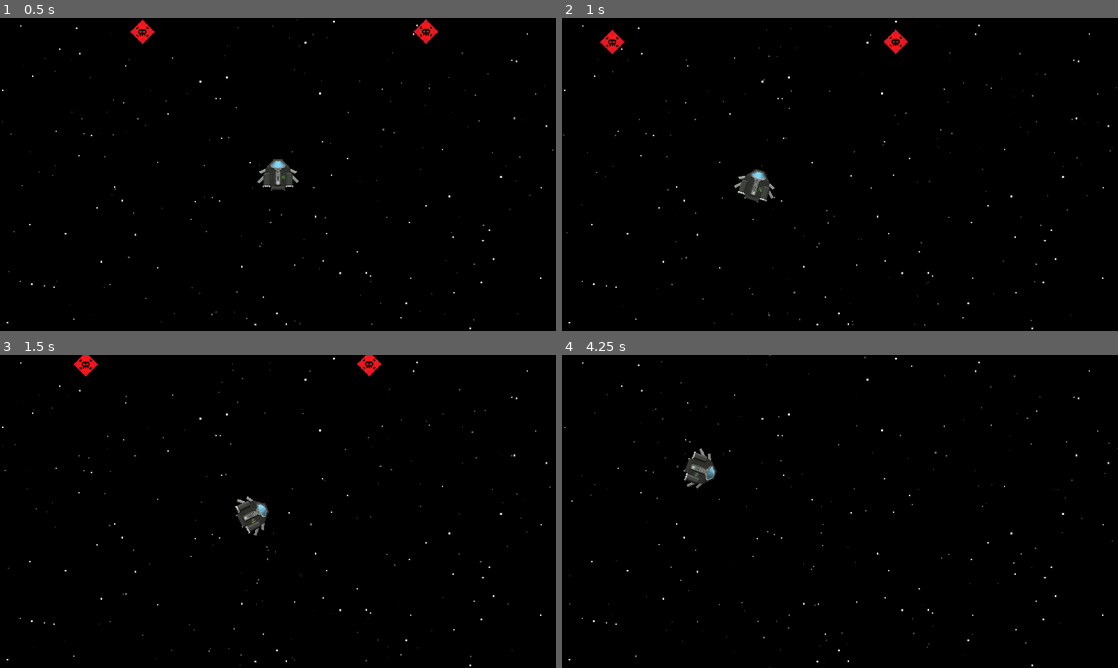
Above: before the commit, frames 1-4 (two rows, left to right).
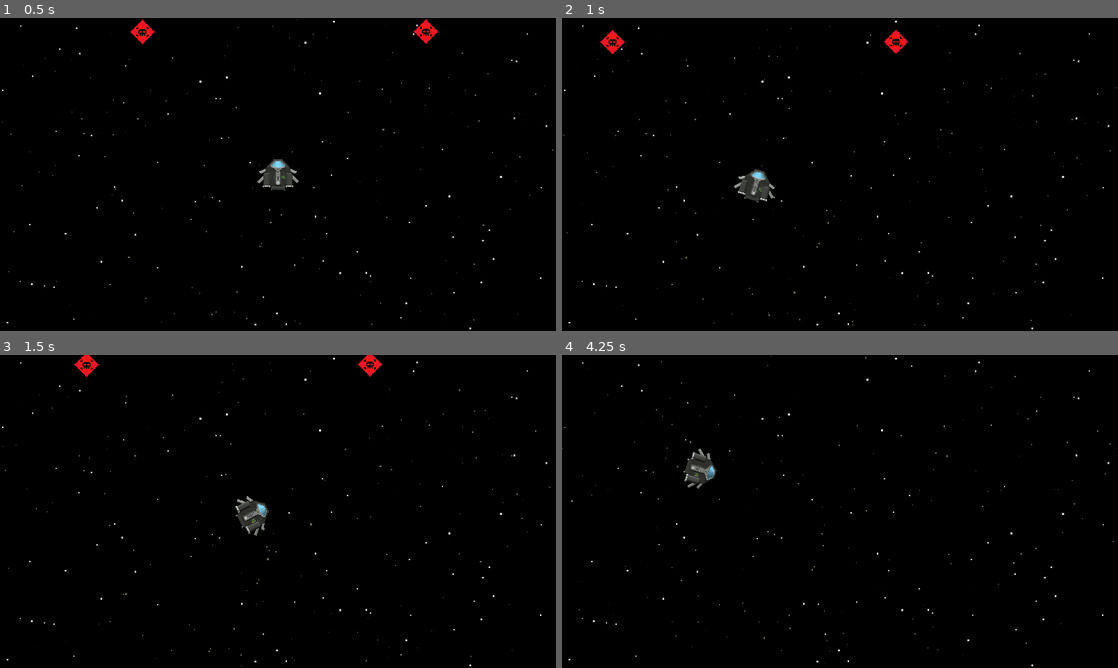
Above: after the commit, the same moments.

Repository: creusator/A_Random_Space_Game
Game: Godot game, scene res://Game.tscn
The game is run twice, just before and just after one commit, with the same random seed, the same clock (stepped at 60 frames per second) and the same inputs.
Inputs (mouse positions are in pixels of both pictures, inside the frame that each line leads up to):
- Up to frame 1 (0.5 s): no input
- Up to frame 2 (1 s): tap Enter at 0.5 s; move the mouse to (962, 158) at 0.52 s; hold D (rotate_right) from 0.53 s (still down); hold Right mouse button (enable_precision_mode_hold) from 0.53 s (still down)
- Up to frame 3 (1.5 s): move the mouse to (166, 527) at 1.27 s; release D (rotate_right) at 1.28 s; release Right mouse button (enable_precision_mode_hold) at 1.28 s; hold S (thrust_down) from 1.28 s (still down); tap P (enable_precision_mode_toggle) at 1.35 s
- Up to frame 4 (4.25 s): move the mouse to (895, 442) at 2.02 s; release S (thrust_down) at 2.03 s; hold D (rotate_right) 2.03-2.78 s; tap Mouse wheel up (zoom_in) at 2.1 s; move the mouse to (812, 574) at 2.77 s; hold S (thrust_down) 2.78-3.53 s; tap Mouse wheel down (zoom_out) at 2.85 s; move the mouse to (1006, 558) at 3.52 s; hold A (rotate_left) from 3.53 s (still down); hold Right mouse button (enable_precision_mode_hold) from 3.53 s (still down)

Frame 1 is identical in both runs. In frame 2, less than 0.1% of the frame differs, in the area x 3-100%, y 1-98%; in frame 3, 0.2%; in frame 4, 0.3%, in the area x 0-100%, y 0-100%.

Commit message:
Ship components - Fuel Tank + consumption
Ressources like fuel and energy now matter for the ship to work

Diff:
--- a/Entities/Ships/NorikerMKI/NorikerMKI.tscn
+++ b/Entities/Ships/NorikerMKI/NorikerMKI.tscn
@@ -11,6 +11,8 @@
 [ext_resource type="PackedScene" uid="uid://chrj6v37ll5cp" path="res://Entities/Ships/NorikerMKI/ShipComponents/StructuralComponents/Wing/NorikerBottomWing.tscn" id="8_xuh8a"]
 [ext_resource type="Resource" uid="uid://dan58vt7af1m" path="res://Entities/Ships/NorikerMKI/ShipComponents/StructuralComponents/Wing/NorikerWing.tres" id="10_wm0ag"]
 [ext_resource type="PackedScene" uid="uid://bmxge2naa4k2u" path="res://Entities/Ships/NorikerMKI/ShipComponents/InternalComponents/PowerPlant/NorikerPowerPlant.tscn" id="11_wr48f"]
+[ext_resource type="PackedScene" uid="uid://7mjhy5ajhfph" path="res://Entities/Ships/Template/ShipComponents/InternalComponents/FuelTank/FuelTank.tscn" id="12_xmtj0"]
+[ext_resource type="Resource" uid="uid://bgxn1lflucaqk" path="res://Entities/Ships/NorikerMKI/ShipComponents/InternalComponents/FuelTank/NorikerFuelTank.tres" id="13_it8ax"]
 
 [node name="NorikerMKI" instance=ExtResource("1_skko5")]
 
@@ -69,3 +71,7 @@
 [node name="PowerPlant" parent="InternalComponentManager" index="0" node_paths=PackedStringArray("structural_parent") instance=ExtResource("11_wr48f")]
 position = Vector2(19.5, 10)
 structural_parent = NodePath("../../StructuralComponentManager/Chassis")
+
+[node name="FuelTank" parent="InternalComponentManager" index="1" node_paths=PackedStringArray("structural_parent") instance=ExtResource("12_xmtj0")]
+data = ExtResource("13_it8ax")
+structural_parent = NodePath("../../StructuralComponentManager/Chassis")
--- /dev/null
+++ b/Entities/Ships/NorikerMKI/ShipComponents/InternalComponents/FuelTank/NorikerFuelTank.tres
@@ -0,0 +1,10 @@
+[gd_resource type="Resource" script_class="FuelTankData" load_steps=2 format=3 uid="uid://bgxn1lflucaqk"]
+
+[ext_resource type="Script" uid="uid://yfj3k0uqfbwp" path="res://Scripts/Ressources/FuelTankData.gd" id="1_f3ngc"]
+
+[resource]
+script = ExtResource("1_f3ngc")
+mass = 2
+capacity = 200.0
+max_capacity = 200.0
+metadata/_custom_type_script = "uid://yfj3k0uqfbwp"
--- a/Entities/Ships/NorikerMKI/ShipComponents/InternalComponents/PowerPlant/NorikerPowerPlant.tres
+++ b/Entities/Ships/NorikerMKI/ShipComponents/InternalComponents/PowerPlant/NorikerPowerPlant.tres
@@ -6,5 +6,5 @@
 script = ExtResource("1_akvib")
 mass = 20
 power_generation = 15000
-fuel_consumption = 4
+fuel_consumption = 0.3
 metadata/_custom_type_script = "uid://kwqx7yk7qivn"
--- a/Entities/Ships/NorikerMKI/ShipComponents/StructuralComponents/Thrusters/NorikerMainThruster.tres
+++ b/Entities/Ships/NorikerMKI/ShipComponents/StructuralComponents/Thrusters/NorikerMainThruster.tres
@@ -7,6 +7,6 @@
 mass = 10
 main_thrust_power = 800
 side_thrust_power = 25
-fuel_consumption = 1
 power_consumption = 1
+fuel_consumption = 0.25
 metadata/_custom_type_script = "uid://b476co8q6r41c"
--- a/Entities/Ships/NorikerMKI/ShipComponents/StructuralComponents/Thrusters/NorikerSmallThruster.tres
+++ b/Entities/Ships/NorikerMKI/ShipComponents/StructuralComponents/Thrusters/NorikerSmallThruster.tres
@@ -7,6 +7,6 @@
 mass = 2
 main_thrust_power = 200
 side_thrust_power = 25
-fuel_consumption = 1
 power_consumption = 1
+fuel_consumption = 0.1
 metadata/_custom_type_script = "uid://b476co8q6r41c"
--- a/Entities/Ships/Template/Managers/InternalComponentManager.gd
+++ b/Entities/Ships/Template/Managers/InternalComponentManager.gd
@@ -5,11 +5,30 @@
 
 var total_internal_mass:int = 0
 var total_power_generation:int = 0
-var total_fuel_consumption:int = 0
 var total_power_consumption:int = 0
+var total_fuel_consumption:float = 0.0
+var total_fuel_capacity:float = 0.0
 
 func _ready() -> void:
 	initialize_power_plants()
+
+func _process(_delta: float) -> void:
+	update_internal_data()
+
+func update_internal_data() -> void:
+	total_internal_mass = 0
+	total_power_generation = 0
+	total_fuel_consumption = 0
+	total_fuel_capacity = 0
+	for power_plant:ShipComponent in self.get_children():
+		if power_plant is PowerPlant:
+			total_internal_mass += power_plant.mass
+			total_power_generation += power_plant.power_generation
+			total_fuel_consumption += power_plant.fuel_consumption
+	for fuel_tank:ShipComponent in self.get_children():
+		if fuel_tank is FuelTank:
+			total_internal_mass += fuel_tank.mass
+			total_fuel_capacity += fuel_tank.capacity
 
 func initialize_power_plants() -> void:
 	for power_plant:ShipComponent in self.get_children():
@@ -19,6 +38,12 @@
 			total_fuel_consumption += power_plant.fuel_consumption
 			power_plant.component_destroyed.connect(_on_power_plant_destroyed)
 
+func initialize_fuel_tanks() -> void:
+	for fuel_tank:ShipComponent in self.get_children():
+		if fuel_tank is FuelTank:
+			total_internal_mass += fuel_tank.mass
+			total_fuel_capacity += fuel_tank.capacity
+
 func _on_power_plant_destroyed(power_plant:PowerPlant) -> void:
 	total_internal_mass -= power_plant.mass
 	total_power_generation -= power_plant.power_generation
--- a/Entities/Ships/Template/Managers/StructuralComponentManager.gd
+++ b/Entities/Ships/Template/Managers/StructuralComponentManager.gd
@@ -15,8 +15,8 @@
 var total_wing_mass:int = 0
 var total_main_thrust:int = 0
 var total_side_thrust:int = 0
-var total_fuel_consumption:int = 0
 var total_power_consumption:int = 0
+var total_fuel_consumption:float = 0.0
 
 func _ready() -> void:
 	initialize_chassis_data()
--- a/Entities/Ships/Template/Ship.gd
+++ b/Entities/Ships/Template/Ship.gd
@@ -1,10 +1,5 @@
 class_name Ship
 extends CharacterBody2D
-
-signal is_not_powered
-signal is_powered
-signal fuel_depleted
-signal fuel_restored
 
 var mass:int
 var main_thrust_power:int
@@ -12,9 +7,10 @@
 var max_local_speed:int
 var max_travel_speed:int
 var max_rotation_speed:int
-var fuel_consumption:int
 var power_consumption:int
 var power_generation:int
+var fuel_consumption:float
+var fuel_current_capacity:float
 var moment_of_inertia_factor:float
 
 @onready var structural_components: StructuralComponentManager = $StructuralComponentManager
@@ -31,21 +27,20 @@
 func _process(_delta: float) -> void:
 	update_ship_data()
 
-func update_ship_data():
-	if power_generation - power_consumption <= 0:
+func update_ship_data() -> void:
+	if power_generation - power_consumption <= 0 or fuel_current_capacity <= 0.0:
 		main_thrust_power = 0
 		side_thrust_power = 0
-		is_not_powered.emit()
 	else :
 		main_thrust_power = structural_components.total_main_thrust
 		side_thrust_power = structural_components.total_side_thrust
-		is_powered.emit()
 
 	mass = structural_components.total_structure_mass + internal_components.total_internal_mass
 	max_local_speed = structural_components.max_local_speed
 	max_travel_speed = structural_components.max_travel_speed
 	max_rotation_speed = structural_components.max_rotation_speed
 	fuel_consumption = structural_components.total_fuel_consumption + internal_components.total_fuel_consumption
+	fuel_current_capacity = internal_components.total_fuel_capacity
 	power_consumption = structural_components.total_power_consumption + internal_components.total_power_consumption
 	power_generation = internal_components.total_power_generation
 	moment_of_inertia_factor = structural_components.moment_of_inertia_factor
--- /dev/null
+++ b/Entities/Ships/Template/ShipComponents/InternalComponents/FuelTank/FuelTank.gd
@@ -0,0 +1,24 @@
+class_name FuelTank
+extends ShipComponent
+
+@export var data:FuelTankData
+
+@onready var timer:Timer = $Timer
+@onready var ship:Ship = self.get_parent().get_parent()
+
+var mass:int
+var capacity:float
+var max_capacity:float
+
+func _ready() -> void:
+	super()
+	mass = data.mass
+	max_capacity = data.max_capacity
+	if data.capacity < data.max_capacity:
+		capacity = data.capacity
+	else :
+		capacity = max_capacity
+	timer.timeout.connect(_on_fuel_tick)
+
+func _on_fuel_tick():
+	capacity -= ship.fuel_consumption
--- /dev/null
+++ b/Entities/Ships/Template/ShipComponents/InternalComponents/FuelTank/FuelTank.tscn
@@ -0,0 +1,20 @@
+[gd_scene load_steps=3 format=3 uid="uid://7mjhy5ajhfph"]
+
+[ext_resource type="Script" uid="uid://cafpoxfitrbh7" path="res://Entities/Ships/Template/ShipComponents/InternalComponents/FuelTank/FuelTank.gd" id="1_krcsl"]
+[ext_resource type="Script" uid="uid://6tpqi5irmclb" path="res://Components/HealthComponent.gd" id="2_os4n0"]
+
+[node name="FuelTank" type="Node2D"]
+script = ExtResource("1_krcsl")
+metadata/_custom_type_script = "uid://0jbtjooqqv0m"
+
+[node name="HealthComponent" type="Node" parent="."]
+script = ExtResource("2_os4n0")
+max_health = 1
+immortal = true
+metadata/_custom_type_script = "uid://6tpqi5irmclb"
+
+[node name="Timer" type="Timer" parent="."]
+wait_time = 60.0
+autostart = true
+
+[connection signal="timeout" from="Timer" to="." method="_on_timer_timeout"]
--- a/Entities/Ships/Template/ShipComponents/InternalComponents/PowerPlant/PowerPlant.gd
+++ b/Entities/Ships/Template/ShipComponents/InternalComponents/PowerPlant/PowerPlant.gd
@@ -5,7 +5,7 @@
 
 var mass:int
 var power_generation:int
-var fuel_consumption:int
+var fuel_consumption:float
 
 func _ready() -> void:
 	super()
--- a/Entities/Ships/Template/ShipComponents/StructuralComponents/Thruster/Thruster.gd
+++ b/Entities/Ships/Template/ShipComponents/StructuralComponents/Thruster/Thruster.gd
@@ -6,8 +6,8 @@
 var mass:int
 var main_thrust_power:int
 var side_thrust_power:int
-var fuel_consumption:int
 var power_consumption:int
+var fuel_consumption:float
 
 func _ready() -> void:
 	super()
--- /dev/null
+++ b/Scripts/Ressources/FuelTankData.gd
@@ -0,0 +1,6 @@
+class_name FuelTankData
+extends Resource
+
+@export var mass:int
+@export var capacity:float
+@export var max_capacity:float
--- a/Scripts/Ressources/PowerPlantData.gd
+++ b/Scripts/Ressources/PowerPlantData.gd
@@ -3,4 +3,4 @@
 
 @export var mass:int
 @export var power_generation:int
-@export var fuel_consumption:int
+@export var fuel_consumption:float
--- a/Scripts/Ressources/ThrusterData.gd
+++ b/Scripts/Ressources/ThrusterData.gd
@@ -5,5 +5,5 @@
 @export var mass:int
 @export var main_thrust_power:int
 @export var side_thrust_power:int
-@export var fuel_consumption:int
 @export var power_consumption:int
+@export var fuel_consumption:float
Not shown: 1 places in Entities/Ships/NorikerMKI/NorikerMKI.tscn that only renumber resources
Not shown, added: Entities/Ships/Template/ShipComponents/InternalComponents/FuelTank/FuelTank.gd.uid
Not shown, added: Scripts/Ressources/FuelTankData.gd.uid
